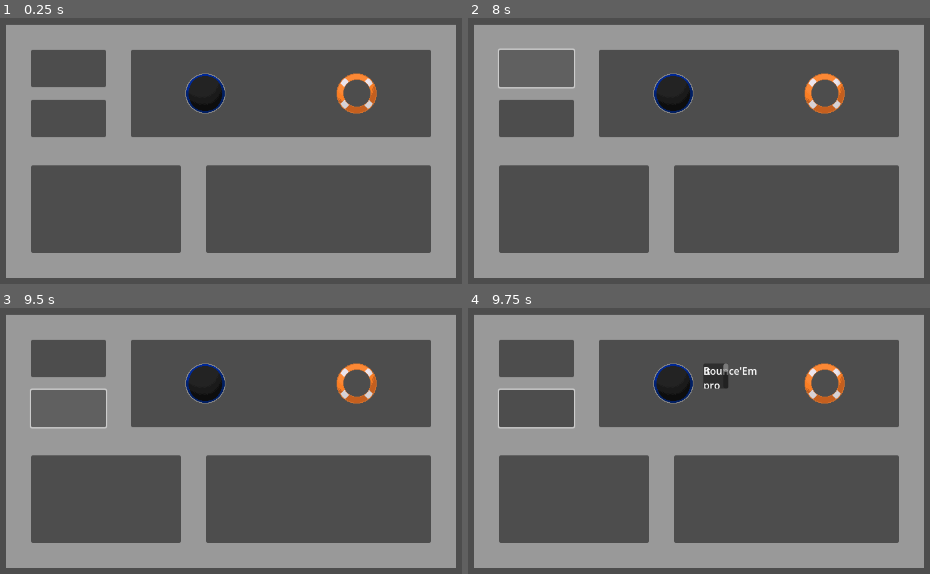
Above: before the commit, frames 1-4 (two rows, left to right).
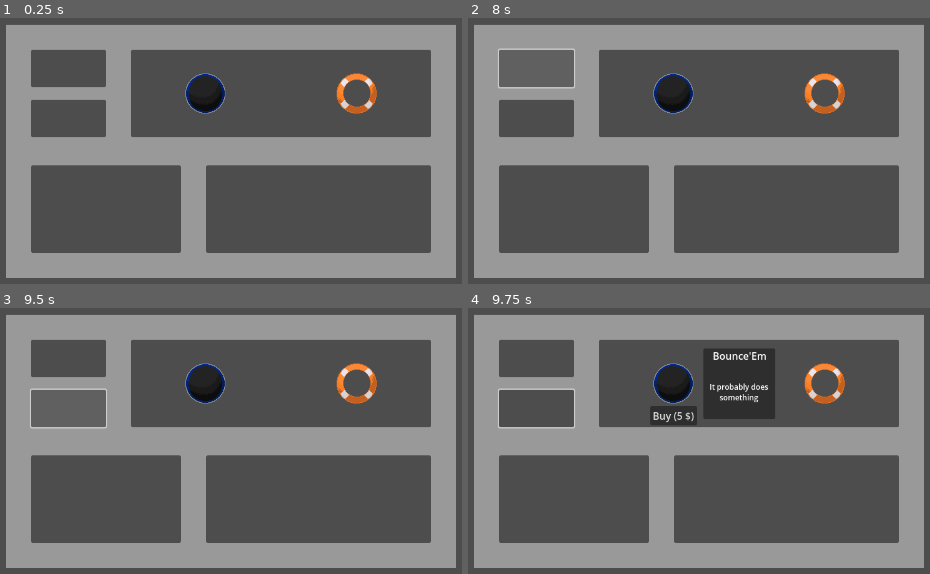
Above: after the commit, the same moments.

Repository: FiCeHo/Plink-go
Game: Godot game, scene res://shop/shop_screen.tscn
The game is run twice, just before and just after one commit, with the same random seed, the same clock (stepped at 60 frames per second) and the same inputs.
Inputs (mouse positions are in pixels of both pictures, inside the frame that each line leads up to):
- Up to frame 1 (0.25 s): no input
- Up to frame 2 (8 s): click (537, 68) at 0.52 s; click (537, 119) at 1.27 s; click (537, 119) at 2.02 s; click (537, 68) at 2.77 s; click (537, 68) at 3.52 s; click (537, 68) at 4.27 s; click (537, 119) at 5.02 s; click (537, 119) at 5.77 s; click (537, 68) at 6.52 s; click (537, 68) at 7.27 s
- Up to frame 3 (9.5 s): click (69, 409) at 8.02 s; click (69, 409) at 8.77 s
- Up to frame 4 (9.75 s): tap Enter at 9.5 s; move the mouse to (671, 382) at 9.52 s; click (671, 382) at 9.67 s

Frames 1-3 are identical in both runs. In frame 4, 4.2% of the frame differs, in the area x 39-67%, y 15-44%.

Commit message:
buy button 👅

Diff:
--- a/plink-go!/perks/perk_data.gd
+++ b/plink-go!/perks/perk_data.gd
@@ -2,6 +2,7 @@
 class_name PerkData
 
 @export var id: String
+@export var type := "perk"
 @export var name: String
 @export var description: String
 @export var icon: Texture
--- a/plink-go!/shop/shop_screen.gd
+++ b/plink-go!/shop/shop_screen.gd
@@ -3,10 +3,16 @@
 const ItemUtils = preload("res://utils/item_utils.gd")
 const ShowItem = preload("res://utils/show_item.gd")
 
+var PlayerData = preload("res://player_variables.gd")
+
 @onready var perk_list_display = get_node("ShopPanel/PerkPanel/MarginContainer/PerkShop")
-@onready var details_panel = get_node("ShopPanel/PerkPanel/PerkDetail")
-@onready var name_label = get_node("ShopPanel/PerkPanel/PerkDetail/NameLabel")
-@onready var desc_label = get_node("ShopPanel/PerkPanel/PerkDetail/DescriptionLabel")
+@onready var details_panel = get_node("ShopPanel/ItemDetail")
+@onready var name_label = get_node("ShopPanel/ItemDetail/NameLabel")
+@onready var desc_label = get_node("ShopPanel/ItemDetail/DescriptionLabel")
+@onready var buy_button = get_node("ShopPanel/BuyButton")
+var current_selected_item: Control = null
+var current_selected_type: String = ""
+var current_selected_data: Resource = null
 
 func _ready():
 	details_panel.hide()
@@ -18,34 +24,49 @@
 	)
 
 	for perk_data in perk_data_list:
-		print(perk_data.icon)
 		var item = ShowItem.spawn(perk_data, "perk")
-		item.selected.connect(_on_perk_selected)
+		item.selected.connect(_on_item_selected)
 		perk_list_display.add_child(item)
-		print("Spawned card is a:", item.get_class())
+		print("Spawned item is a:", item.get_class())
+
+	buy_button.pressed.connect(_on_buy_button_pressed)
+	buy_button.hide()  # Hide by default
 	print_tree_pretty()
 
-func _on_perk_selected(perk: PerkData, card_node: Control):
-	print("Perk selected:", perk.name)
-	# Update the text
-	name_label.text = perk.name
-	desc_label.text = perk.description
+func _on_item_selected(item_data: Resource, item_node: Control):
+	# If the same item is clicked again, toggle it off
+	if current_selected_item == item_node and details_panel.visible:
+		details_panel.hide()
+		buy_button.hide()
+		current_selected_item = null
+		current_selected_type = ""
+		current_selected_data = null
+		return
 
-	# Position the details panel next to the selected card
-	var card_pos = card_node.get_global_position()
-	var card_size = card_node.size
-	var offset = Vector2(16, 0)  # Pixels to the right
+	# Otherwise, update and show details
+	current_selected_item = item_node
+	current_selected_type = item_data.type
+	current_selected_data = item_data
 
-	details_panel.global_position = card_pos + Vector2(card_size.x, 0) + offset
+	name_label.text = item_data.name
+	desc_label.text = "[font_size=12]%s[/font_size]" % item_data.description
+
+	var item_pos = item_node.get_global_position()
+	var item_size = item_node.size
+	var offset = Vector2(16, 0)
+
+	var panel_size = details_panel.size
+	var y_offset = (item_size.y - panel_size.y) / 2.0
+
+	details_panel.global_position = item_pos + Vector2(item_size.x + offset.x, y_offset)
+	buy_button.global_position = item_pos + Vector2(-5,  68)
+	buy_button.text = "Buy (%d $)" % item_data.price
+
 	details_panel.show()
+	buy_button.show()
 
-func _unhandled_input(event):
-	if event is InputEventMouseButton and event.pressed:
-		# Check what was under the mouse
-		var mouse_pos = get_viewport().get_mouse_position()
-		var clicked = get_viewport().gui_pick(mouse_pos)
+func _on_buy_button_pressed():
 
-		# If we didn't click a PerkCard or the DetailsPanel itself
-		if !clicked or not clicked.is_in_group("perk_card") and clicked != details_panel:
-			print("Clicked outside — hiding detail panel.")
-			details_panel.hide()
+	details_panel.hide()
+	buy_button.hide()
+	current_selected_item = null
--- a/plink-go!/shop/shop_screen.tscn
+++ b/plink-go!/shop/shop_screen.tscn
@@ -58,22 +58,6 @@
 layout_mode = 2
 alignment = 1
 
-[node name="PerkDetail" type="Panel" parent="ShopPanel/PerkPanel"]
-visible = false
-layout_mode = 0
-offset_right = 40.0
-offset_bottom = 40.0
-
-[node name="NameLabel" type="Label" parent="ShopPanel/PerkPanel/PerkDetail"]
-layout_mode = 0
-offset_right = 40.0
-offset_bottom = 23.0
-
-[node name="DescriptionLabel" type="RichTextLabel" parent="ShopPanel/PerkPanel/PerkDetail"]
-layout_mode = 0
-offset_right = 40.0
-offset_bottom = 40.0
-
 [node name="BallPanel" type="Panel" parent="ShopPanel"]
 layout_mode = 1
 anchors_preset = 3
@@ -120,16 +104,54 @@
 [node name="ModifierShop" type="HBoxContainer" parent="ShopPanel/ModifierPanel/MarginContainer"]
 layout_mode = 2
 
-[node name="Button" type="Button" parent="ShopPanel"]
+[node name="ContinueButton" type="Button" parent="ShopPanel"]
 layout_mode = 1
 offset_left = 40.0
 offset_top = 40.0
 offset_right = 160.0
 offset_bottom = 100.0
 
-[node name="Button2" type="Button" parent="ShopPanel"]
+[node name="RerollButton" type="Button" parent="ShopPanel"]
 layout_mode = 0
 offset_left = 40.0
 offset_top = 120.0
 offset_right = 160.0
 offset_bottom = 180.0
+
+[node name="ItemDetail" type="Panel" parent="ShopPanel"]
+layout_mode = 0
+offset_right = 115.0
+offset_bottom = 113.0
+
+[node name="NameLabel" type="Label" parent="ShopPanel/ItemDetail"]
+layout_mode = 1
+anchors_preset = -1
+anchor_right = 1.0
+offset_right = 1.0
+offset_bottom = 23.0
+grow_horizontal = 2
+horizontal_alignment = 1
+vertical_alignment = 1
+
+[node name="DescriptionLabel" type="RichTextLabel" parent="ShopPanel/ItemDetail"]
+layout_mode = 1
+anchors_preset = -1
+anchor_top = 0.25
+anchor_right = 1.0
+anchor_bottom = 1.0
+grow_horizontal = 2
+grow_vertical = 2
+theme_override_font_sizes/bold_italics_font_size = 0
+theme_override_font_sizes/italics_font_size = 0
+theme_override_font_sizes/mono_font_size = 0
+theme_override_font_sizes/normal_font_size = 0
+theme_override_font_sizes/bold_font_size = 0
+bbcode_enabled = true
+scroll_active = false
+horizontal_alignment = 1
+vertical_alignment = 1
+
+[node name="BuyButton" type="Button" parent="ShopPanel"]
+layout_mode = 0
+offset_right = 50.0
+offset_bottom = 22.0
Not shown: 1 places in plink-go!/game.tscn that only renumber resources
